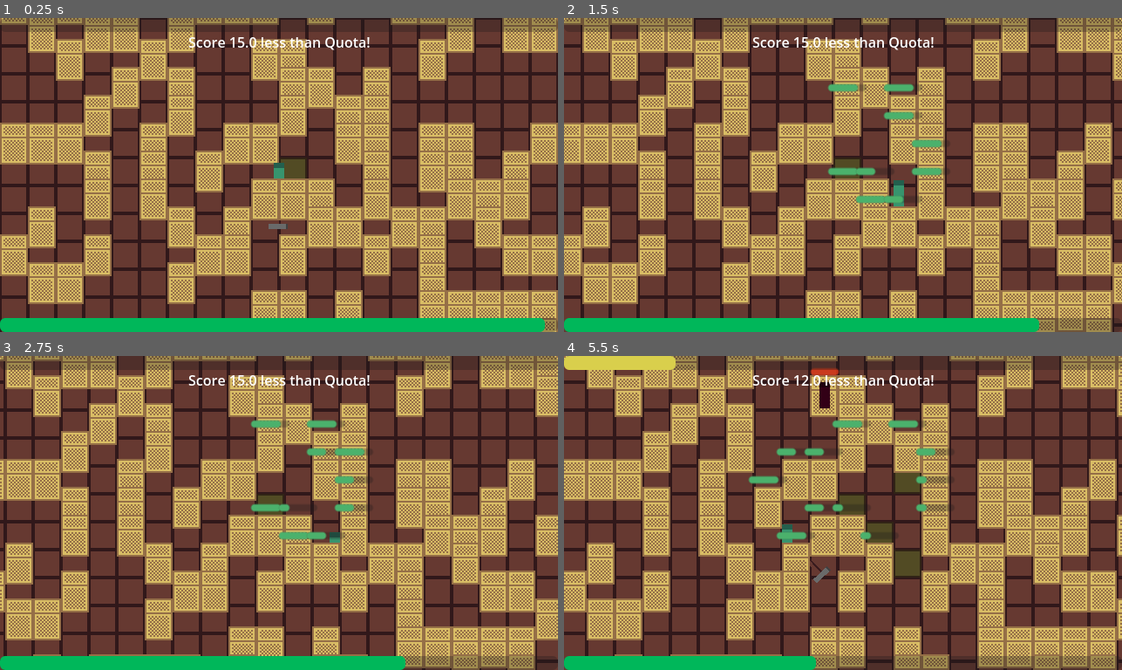
Above: before the commit, frames 1-4 (two rows, left to right).
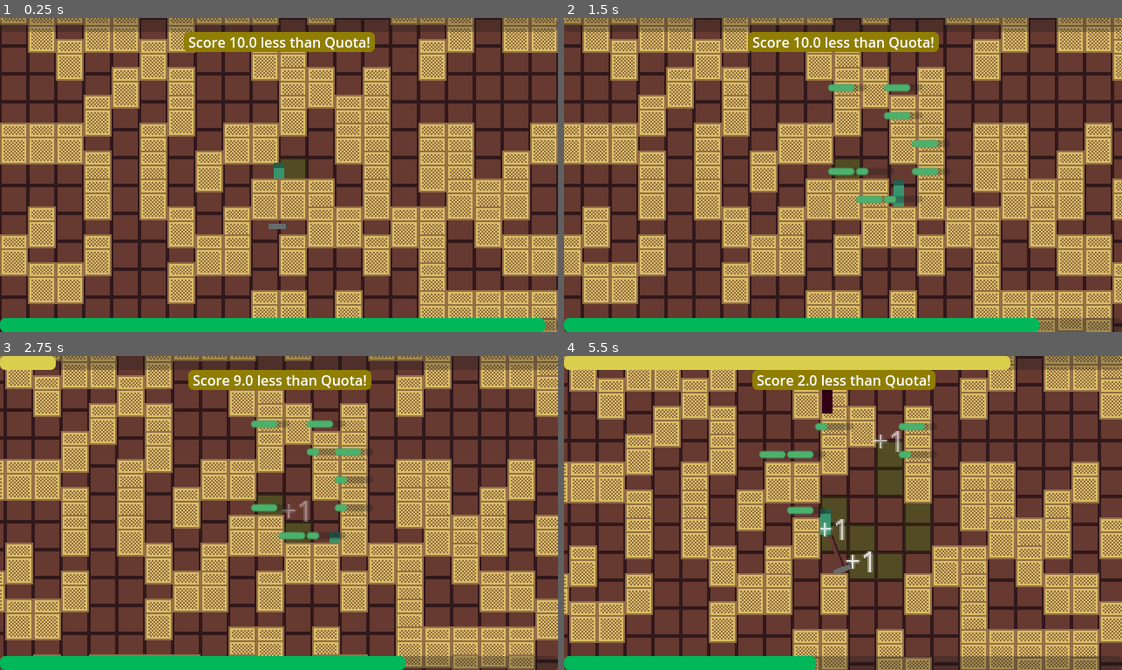
Above: after the commit, the same moments.

Repository: shuofsin/notsowingsimulator
Game: Godot game, scene res://Scenes/Worlds/test_world.tscn
Two runs of this game, one before a commit and one after it. Both use one fixed random seed, a clock stepped at 60 frames per second and the inputs below.
Inputs (mouse positions are in pixels of both pictures, inside the frame that each line leads up to):
- Up to frame 1 (0.25 s): no input
- Up to frame 2 (1.5 s): move the mouse to (965, 159) at 0.52 s; hold D (move_right) 0.53-1.28 s; click (965, 159) at 0.6 s; move the mouse to (731, 190) at 1.27 s; hold S (move_down) from 1.28 s (still down); click (731, 190) at 1.35 s
- Up to frame 3 (2.75 s): move the mouse to (334, 443) at 2.02 s; release S (move_down) at 2.03 s; hold D (move_right) from 2.03 s (still down); click (334, 443) at 2.1 s
- Up to frame 4 (5.5 s): move the mouse to (815, 575) at 2.77 s; release D (move_right) at 2.78 s; hold W (move_up) 2.78-3.53 s; click (815, 575) at 2.85 s; move the mouse to (1010, 560) at 3.52 s; hold A (move_left) 3.53-5.03 s; click (1010, 560) at 3.6 s; move the mouse to (675, 465) at 4.27 s; click (675, 465) at 4.35 s; move the mouse to (870, 513) at 5.02 s; hold S (move_down) from 5.03 s (still down); click (870, 513) at 5.1 s

The runs differ from the first frame. In frame 1, 1.9% of the frame differs, in the area x 32-68%, y 4-11%; in frame 2, 2.1%; in frame 3, 3.2%; in frame 4, 63%, in the area x 0-100%, y 0-100%.

Commit message:
Tuned game

Diff:
--- a/Scenes/GUI/score.tscn
+++ b/Scenes/GUI/score.tscn
@@ -12,6 +12,15 @@
 corner_radius_top_right = 6
 corner_radius_bottom_right = 6
 corner_radius_bottom_left = 6
+
+[sub_resource type="StyleBoxFlat" id="StyleBoxFlat_tgi7b"]
+bg_color = Color(0.56, 0.49532, 0.0055999947, 1)
+corner_radius_top_left = 6
+corner_radius_top_right = 6
+corner_radius_bottom_right = 6
+corner_radius_bottom_left = 6
+expand_margin_left = 5.0
+expand_margin_right = 5.0
 
 [node name="Score" type="CanvasLayer"]
 layer = 2
@@ -60,5 +69,6 @@
 offset_right = 54.0
 offset_bottom = 39.0
 grow_horizontal = 2
+theme_override_styles/normal = SubResource("StyleBoxFlat_tgi7b")
 text = "Score 10 below quota..."
 horizontal_alignment = 1
--- a/Scripts/Enemy/temp_phantom.gd
+++ b/Scripts/Enemy/temp_phantom.gd
@@ -22,5 +22,5 @@
 
 func _body_has_entered(_body_entered: Node2D):
 	if _body_entered is Player:
-		Global.score = floor(Global.score / 2)
+		Global.score = floor(Global.score * 0.8)
 		queue_free()
--- a/Scripts/Environment/temp_tile_map.gd
+++ b/Scripts/Environment/temp_tile_map.gd
@@ -3,7 +3,7 @@
 
 const WORLD_DENSITY: int = 5
 var block_scene: PackedScene = preload("res://Scenes/Environment/temp_block.tscn")
-var block_health: int = 100;
+var block_health: int = 75;
 
 func _ready() -> void:
 	Global.map = self
--- a/Scripts/GUI/time_bar.gd
+++ b/Scripts/GUI/time_bar.gd
@@ -23,7 +23,7 @@
 		Global.state = "menu"
 		Global.score -= Global.quota
 		if Global.score <= 0:
-			get_tree().quit();
+			get_tree().quit()
 		_clear_phantoms()
 		timer.start(total_time)
 		return
--- a/Scripts/Player/player.gd
+++ b/Scripts/Player/player.gd
@@ -22,7 +22,6 @@
 
 func _ready() -> void:
 	Global.player = self
-
 
 func _process(_delta: float) -> void:
 	if Input.is_action_just_pressed("use") and !is_swinging:
--- a/Scripts/System/global.gd
+++ b/Scripts/System/global.gd
@@ -1,7 +1,7 @@
 extends Node
 
 var score: float = 0;
-var quota: float = 15;
+var quota: float = 10;
 var player: Player
 var map: Map
 var state: String = "game"
Not shown: 1 places in Scenes/GUI/score.tscn that only renumber resources
Not shown, changed: README.md
